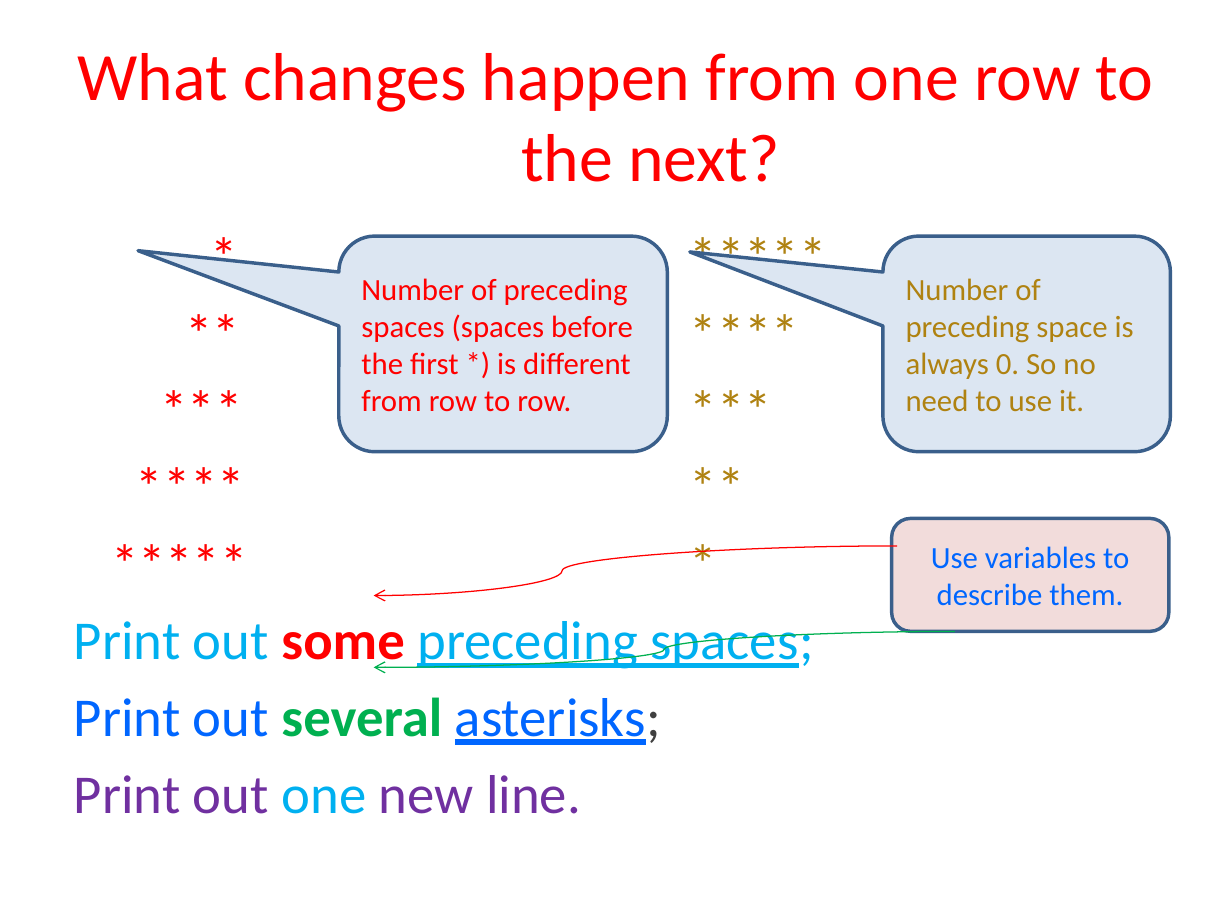
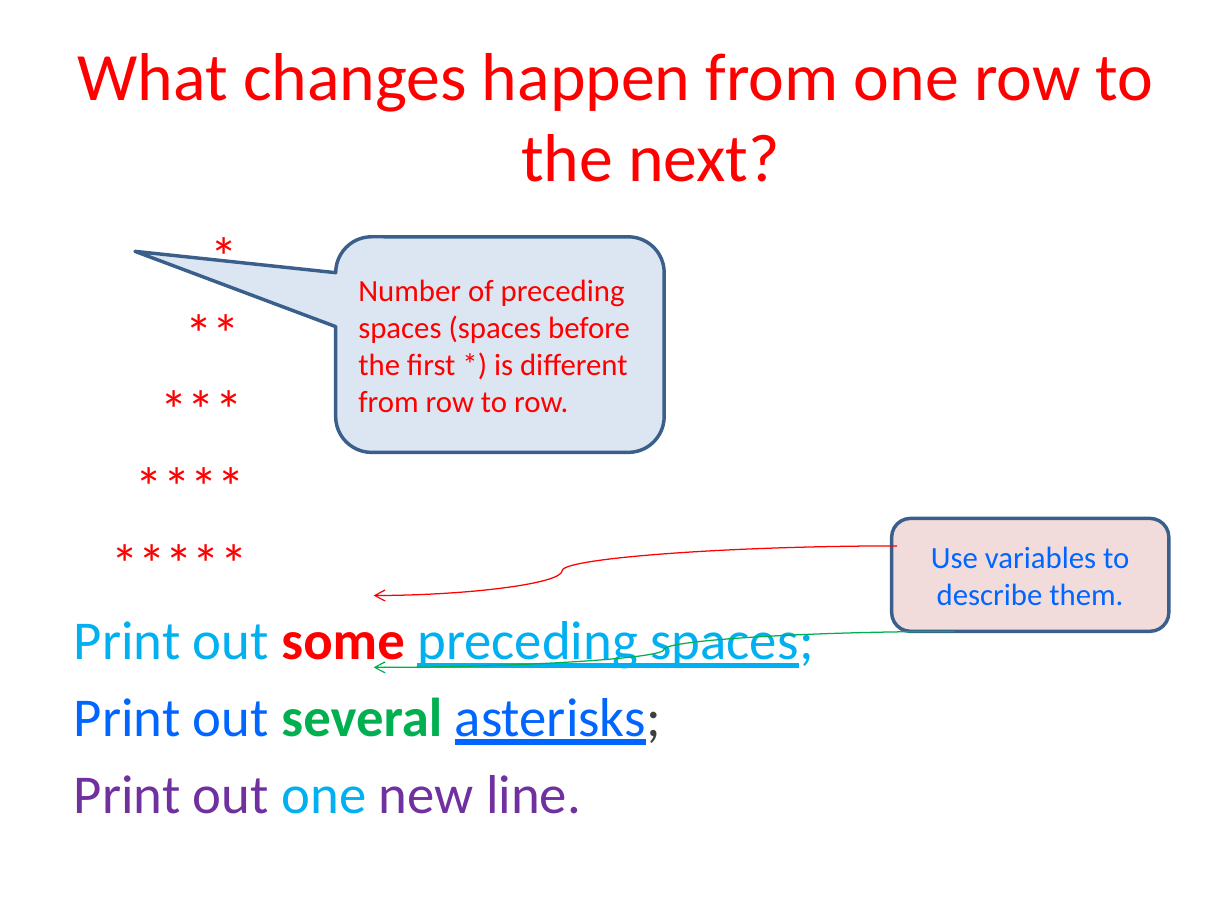
Before and after one commit to tong-yee/tong-yee.github.io, a slide deck: slide 25 of 135/slides/ch04/asterisk_pattern.pptx (slide 24 before the commit). Drawn at 1232x924 pixels with LibreOffice and Linux fonts; fonts in the diff are those of the drawing. Boxes give left, top, right and bottom in pixels: in the first picture for what was removed or moved away, otherwise in the second. Text is boxed around its words. In the diff, an @@ line names an element or a change of style, - is before the commit and + after.

```diff
--- a/135/slides/ch04/asterisk_pattern.pptx
+++ b/135/slides/ch04/asterisk_pattern.pptx
@@ text at <box>74,621,813,814</box>: text changed @@
-* *****
-** ****
-*** ***
-**** **
-***** *
+*
+**
+***
+****
+*****
@@ rounded speech box "Number of preceding spaces (spaces ...": place and size @@
-rounded speech box "Number of preceding spaces (spaces ..." at <box>339,237,668,452</box>
+rounded speech box "Number of preceding spaces (spaces ..." at <box>335,237,664,452</box>
@@ rounded speech box removed at <box>883,237,1170,452</box> @@
-Number of preceding space is always 0. So no need to use it.
```
Also in this commit, not shown: 11 other slides changed, 6 slides added, 2 slides removed, 24 other files.
